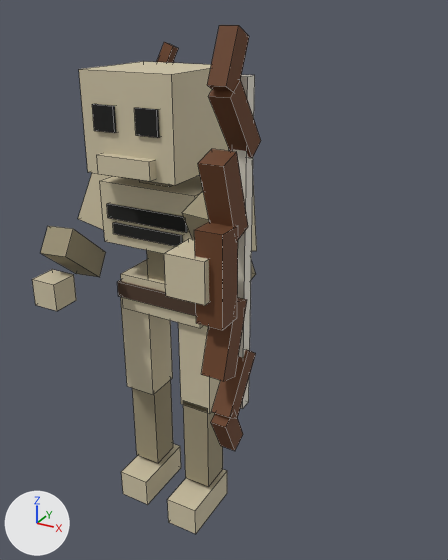
One commit to the Blender file assets/characters/ranged_skirmisher/source/model.blend: the scene before it, then after it.
Camera for both pictures: a 50 mm camera at (1.19, -1.76, 1.91) aimed at (0.24, -0.04, 1.05). Every picture has the same lights, and +X, +Y and +Z are marked at lower left. The picture after the commit comes second. Mesh edges are drawn as thin lines.

The first picture shows 'Body'.
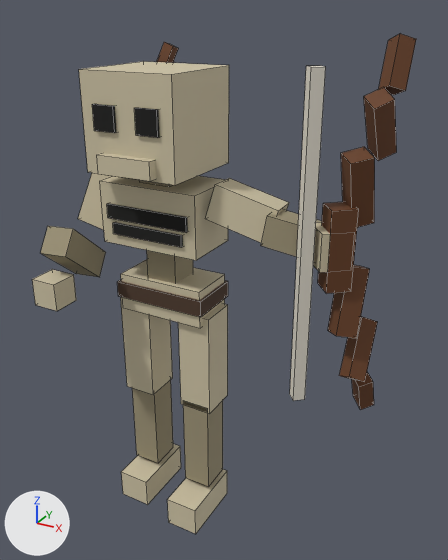
Boxes [x1, y1, x2, y2] around the edits, measured in the pictures (448 x 560 px; the box of a moved part takes in the faces that stretch with it):
'Body', reshaped (67% wider)
    before: [32, 25, 261, 534]
    after: [32, 34, 416, 534]
part 1 of me_ranged_skirmisher_mesh, moved or reshaped
    before: [164, 239, 209, 305]
    after: [313, 223, 330, 272]
part 2 of me_ranged_skirmisher_mesh, moved or reshaped
    before: [194, 222, 238, 330]
    after: [318, 202, 359, 294]
part 3 of me_ranged_skirmisher_mesh, moved or reshaped
    before: [198, 149, 248, 239]
    after: [341, 147, 375, 227]
part 4 of me_ranged_skirmisher_mesh, moved or reshaped
    before: [208, 80, 261, 158]
    after: [364, 87, 397, 161]
part 5 of me_ranged_skirmisher_mesh, moved or reshaped
    before: [207, 25, 249, 91]
    after: [379, 34, 416, 95]
part 6 of me_ranged_skirmisher_mesh, moved or reshaped
    before: [201, 298, 247, 381]
    after: [328, 265, 370, 338]
part 7 of me_ranged_skirmisher_mesh, moved or reshaped
    before: [211, 350, 256, 419]
    after: [339, 317, 378, 382]
part 8 of me_ranged_skirmisher_mesh, moved or reshaped
    before: [211, 413, 243, 451]
    after: [352, 372, 374, 410]
part 9 of me_ranged_skirmisher_mesh, moved or reshaped
    before: [232, 75, 255, 409]
    after: [290, 66, 326, 401]
part 10 of me_ranged_skirmisher_mesh, moved or reshaped
    before: [182, 183, 257, 280]
    after: [205, 178, 322, 262]

The change, as a list of edits to the scene's bpy script:
```text
Change me_ranged_skirmisher_mesh:
    used by ob_body; location = (0.0, 0.0, 0.0)
    remove me_ranged_skirmisher_mesh.from_pydata(...)  # 280 vertices, 210 faces; spans x -0.37..0.5, y -0.54..0.31, z 0.0..1.88
    add me_ranged_skirmisher_mesh.from_pydata(...)  # 280 vertices, 210 faces; spans x -0.37..0.78, y -0.35..0.31, z 0.0..1.85
    me_ranged_skirmisher_mesh part 1: the loose piece of 8 vertices spanning x 0.34..0.46, y -0.54..-0.42, z 1.22..1.34 is turned 40 degrees about the z axis through its middle and scaled by 0.889, then moved by (0.22, 0.42, -0.03)
    me_ranged_skirmisher_mesh part 2: the loose piece of 8 vertices spanning x 0.42..0.5, y -0.52..-0.44, z 1.15..1.41 is turned 40 degrees about the z axis through its middle, then moved by (0.18, 0.42, -0.03)
    me_ranged_skirmisher_mesh part 3: the loose piece of 8 vertices spanning x 0.43..0.5, y -0.51..-0.37, z 1.36..1.6 is multiplied about its middle by the matrix ((0.749, -0.63, -0.204), (0.629, 0.774, -0.08), (0.208, -0.068, 0.976)), then moved by (0.22, 0.41, -0.05)
    me_ranged_skirmisher_mesh part 4: the loose piece of 8 vertices spanning x 0.43..0.49, y -0.46..-0.3, z 1.56..1.76 is multiplied about its middle by the matrix ((0.705, -0.595, -0.386), (0.592, 0.794, -0.142), (0.391, -0.128, 0.912)), then moved by (0.26, 0.38, -0.05)
    me_ranged_skirmisher_mesh part 5: the loose piece of 8 vertices spanning x 0.44..0.49, y -0.48..-0.36, z 1.72..1.88 is multiplied about its middle by the matrix ((0.736, -0.617, 0.277), (0.618, 0.78, 0.096), (-0.276, 0.1, 0.956)), then moved by (0.28, 0.44, -0.03)
    me_ranged_skirmisher_mesh part 6: the loose piece of 8 vertices spanning x 0.43..0.5, y -0.51..-0.37, z 0.96..1.2 is multiplied about its middle by the matrix ((0.749, -0.63, 0.204), (0.629, 0.774, 0.08), (-0.208, 0.068, 0.976)), then moved by (0.22, 0.41, -0.01)
    me_ranged_skirmisher_mesh part 7: the loose piece of 8 vertices spanning x 0.43..0.49, y -0.46..-0.3, z 0.8..1.0 is multiplied about its middle by the matrix ((0.705, -0.595, 0.386), (0.592, 0.794, 0.142), (-0.391, 0.128, 0.912)), then moved by (0.26, 0.38, -0.01)
    me_ranged_skirmisher_mesh part 8: the loose piece of 8 vertices spanning x 0.44..0.49, y -0.48..-0.36, z 0.68..0.84 is multiplied about its middle by the matrix ((0.736, -0.617, -0.277), (0.618, 0.78, -0.096), (0.276, -0.1, 0.956)), then moved by (0.28, 0.44, -0.03)
    me_ranged_skirmisher_mesh part 9: the loose piece of 8 vertices spanning x 0.44..0.48, y -0.36..-0.32, z 0.8..1.76 is turned 40 degrees about the z axis through its middle and scaled by 1.08, then moved by (0.1, 0.22, -0.03)
    me_ranged_skirmisher_mesh part 10: 16 of 280 vertices moved; they spanned x 0.16..0.43, y -0.4..0.07, z 1.12..1.49 and now span x 0.19..0.6, y -0.11..0.05, z 1.2..1.4; mean shift (0.1, 0.12, -0.01); largest move (0.39, -0.4, 1.39) -> (0.59, -0.09, 1.2)
```
